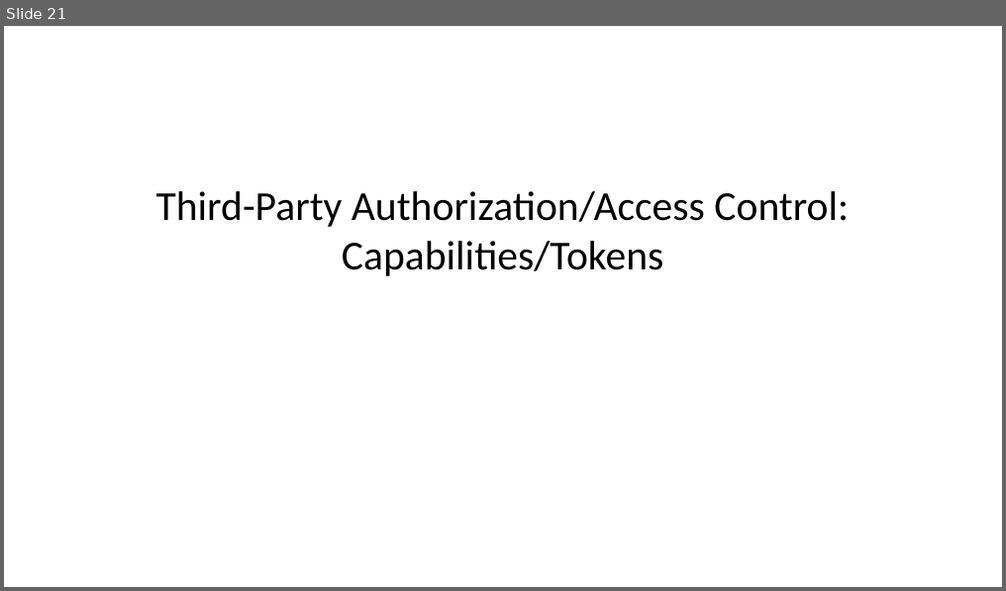
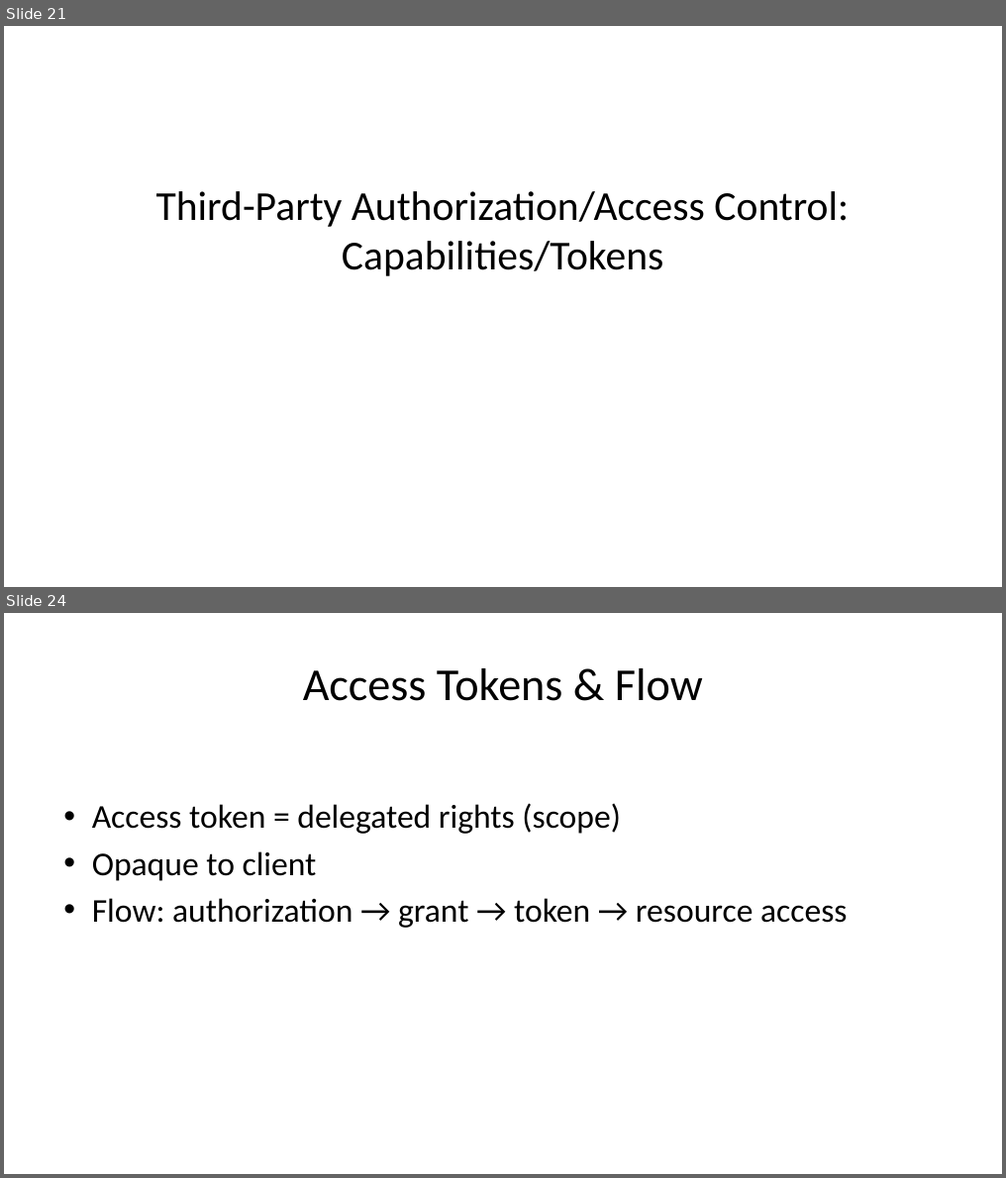
Before and after one commit to noise-lab/security-course, a slide deck: docs/slides/04-Authenticaation.pptx. Shown one above the other, each under a label of ours: slide 21 before the commit, slides 21 and 24 after it; the slides between them are not shown. The pictures are 1006x591 and 1006x1178 pixels, drawn with LibreOffice and Linux fonts; fonts in the diff are those of the drawing. Boxes give left, top, right and bottom in pixels: in the first picture for what was removed or moved away, otherwise in the second. Text is boxed around its words. In the diff, an @@ line names an element or a change of style, - is before the commit and + after.

```diff
--- a/docs/slides/04-Authenticaation.pptx
+++ b/docs/slides/04-Authenticaation.pptx
@@ slide 24 added at (x1=4, y1=613, x2=1002, y2=1174), background #FFFFFF @@
@@ title added at (x1=303, y1=668, x2=703, y2=701), 33 pt, text #000000 @@
+Access Tokens & Flow
@@ text added at (x1=92, y1=803, x2=846, y2=928), 24 pt, text #000000 @@
+• Access token = delegated rights (scope)
+• Opaque to client
+• Flow: authorization → grant → token → resource access
```
Also in this commit, not shown: 9 other slides added, 1 other file.
